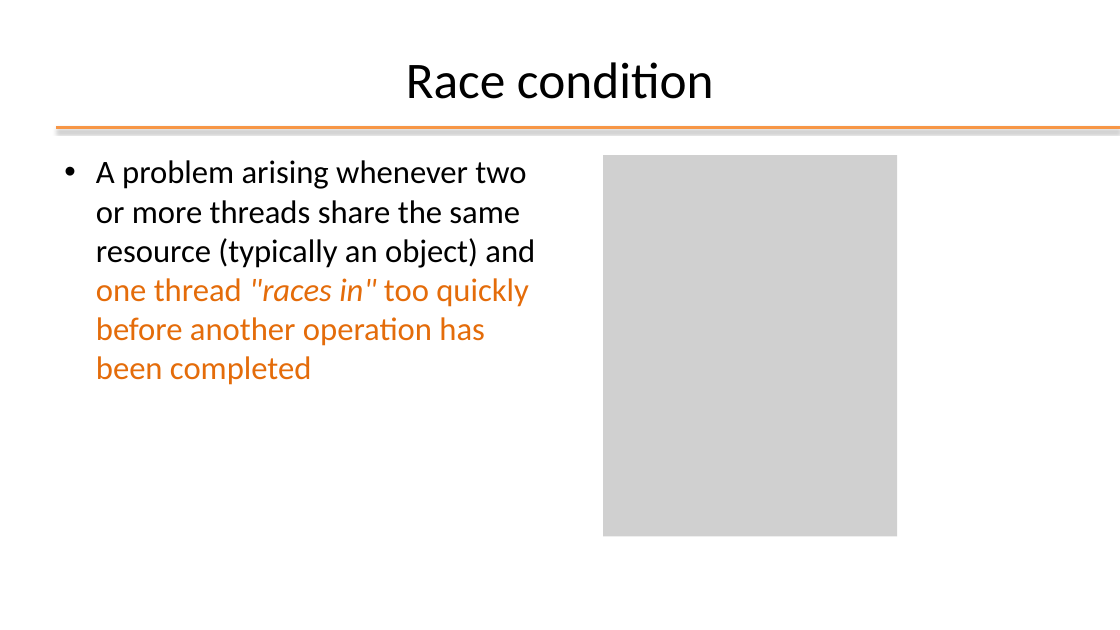
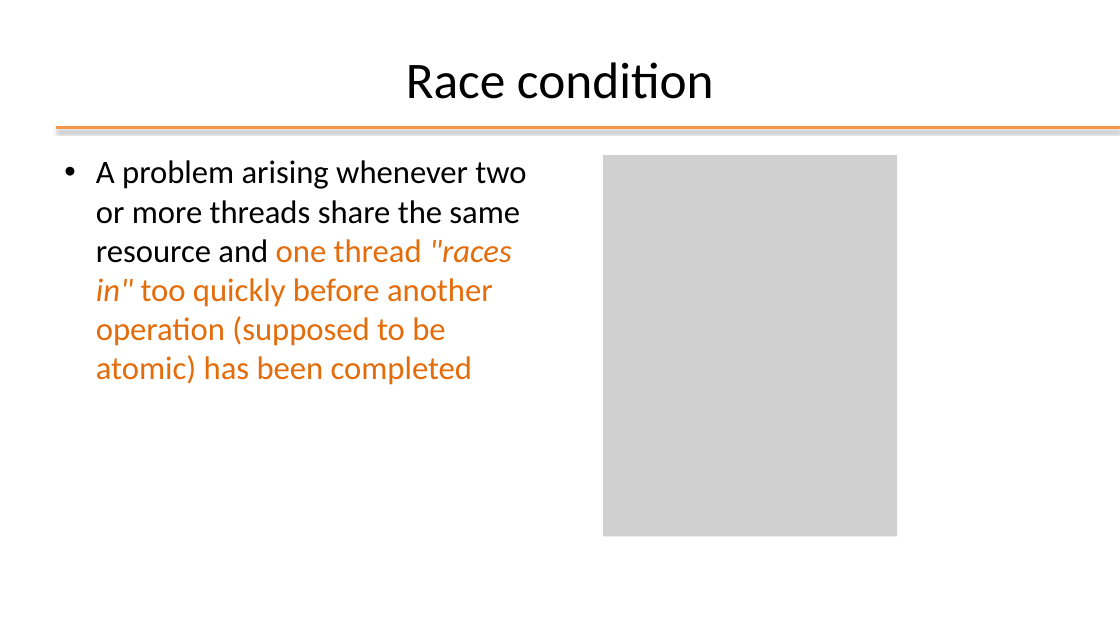
Before and after one commit to plctechnician/ooprogramming, a slide deck: slide 41 of java/slides/ppt/08 - Java Multi-Threading.pptx (slide 42 before the commit). Drawn at 1120x630 pixels with LibreOffice and Linux fonts; fonts in the diff are those of the drawing; grey boxes stand for pictures; background and template pictures are left out. Boxes give left, top, right and bottom in pixels: in the first picture for what was removed or moved away, otherwise in the second. Text is boxed around its words. In the diff, an @@ line names an element or a change of style, - is before the commit and + after.

```diff
--- a/java/slides/ppt/08 - Java Multi-Threading.pptx
+++ b/java/slides/ppt/08 - Java Multi-Threading.pptx
@@ text at <box>96,160,526,385</box>: text changed; text colour #000000 to #E46C0A @@
-• A problem arising whenever two or more threads share the same resource (typically an object) and one thread "races in" too quickly before another operation has been completed
+• A problem arising whenever two or more threads share the same resource and one thread "races in" too quickly before another operation (supposed to be atomic) has been completed
```
Also in this commit, not shown: 10 other slides changed, 1 slide added, 2 slides removed, 6 other files.
